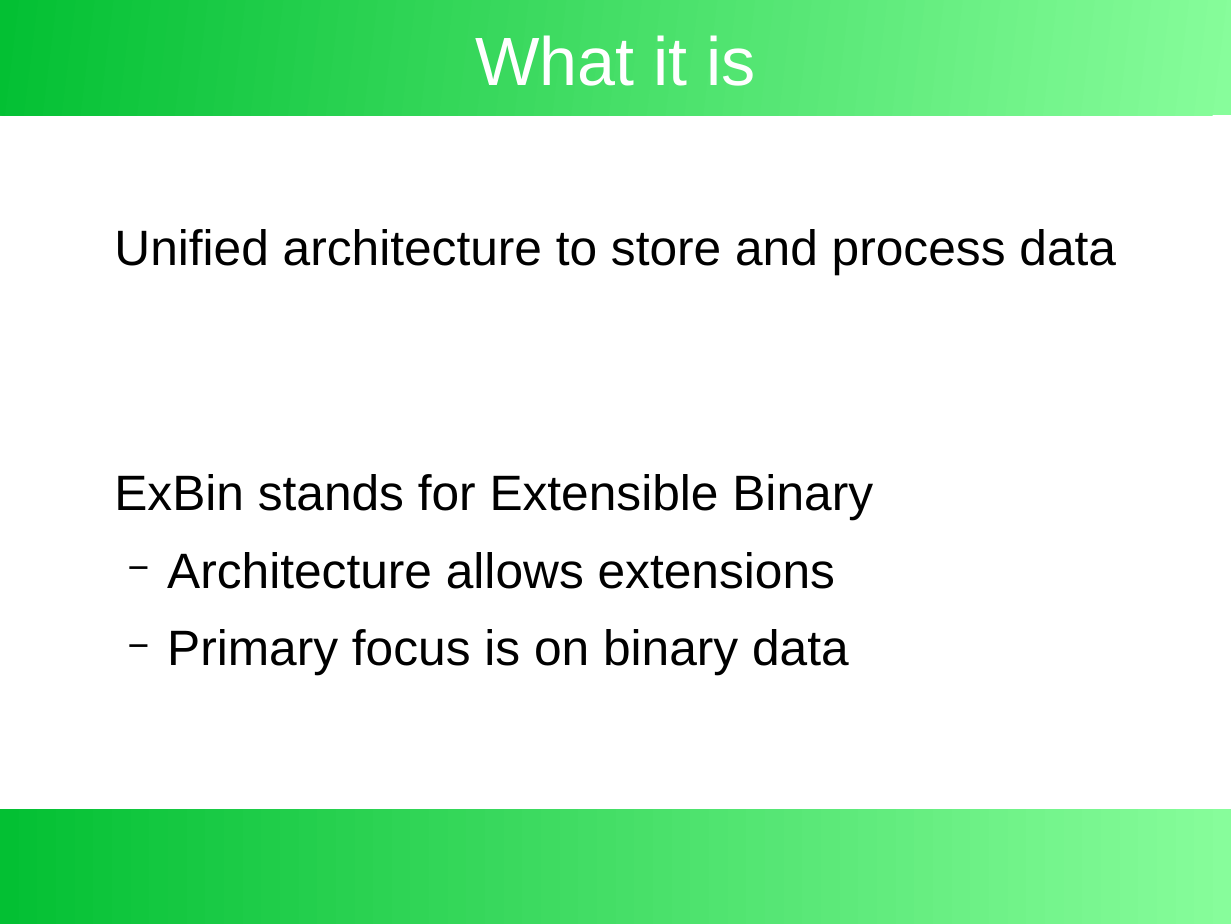
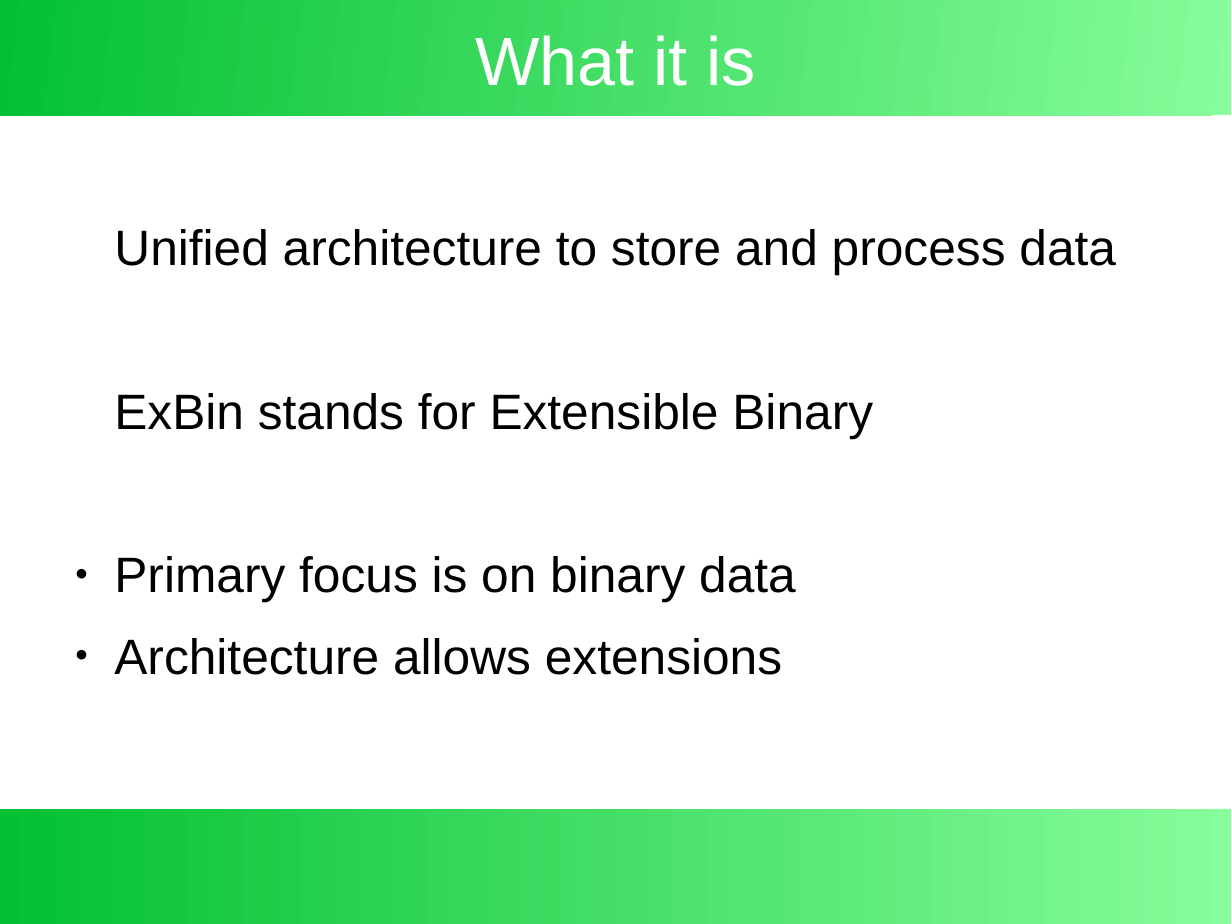
Before and after one commit to exbin/exbin-doc, a slide deck: slide 2 of presentation/exbin-overview.odp (slide 3 before the commit). Drawn at 1232x924 pixels with LibreOffice and Linux fonts; fonts in the diff are those of the drawing. Boxes give left, top, right and bottom in pixels: in the first picture for what was removed or moved away, otherwise in the second. Text is boxed around its words. In the diff, an @@ line names an element or a change of style, - is before the commit and + after.

```diff
--- a/presentation/exbin-overview.odp
+++ b/presentation/exbin-overview.odp
@@ text at bbox=[114, 556, 796, 601]: paragraph added @@
+● Primary focus is on binary data
@@ text at bbox=[167, 629, 849, 674]: paragraph removed @@
-  − Primary focus is on binary data
@@ text at bbox=[114, 638, 782, 675]: bullet − to ●; list level 2 to 1 in "Architecture allows extensions" @@
```
Also in this commit, not shown: 2 other slides changed, 1 slide removed, 1 other file.
